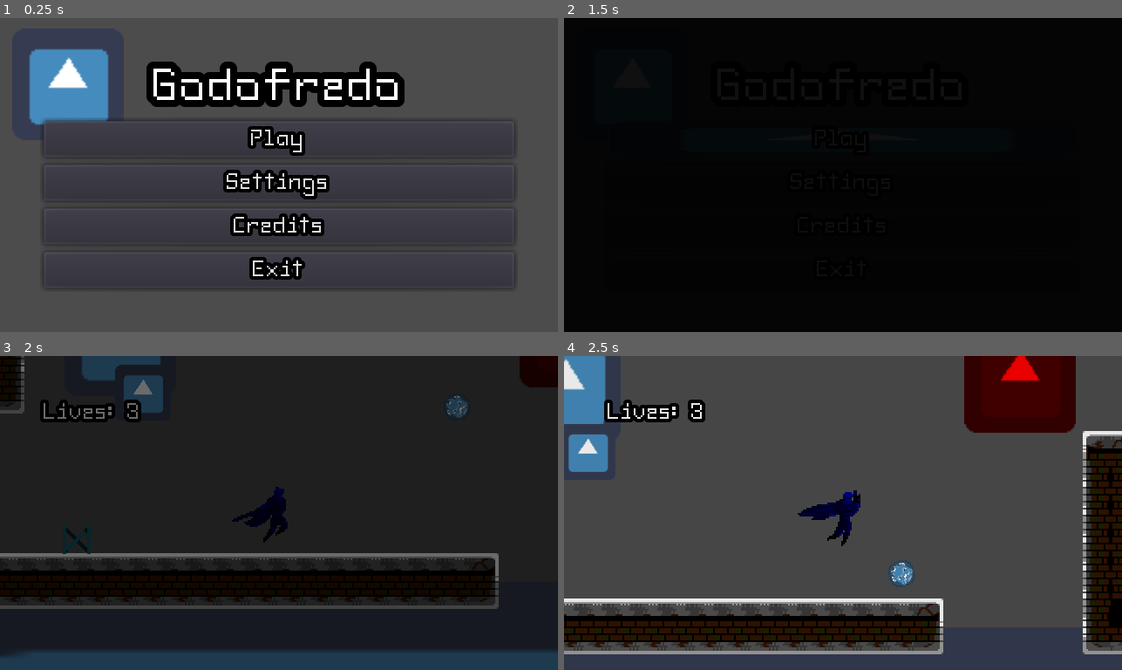
Above: before the commit, frames 1-4 (two rows, left to right).
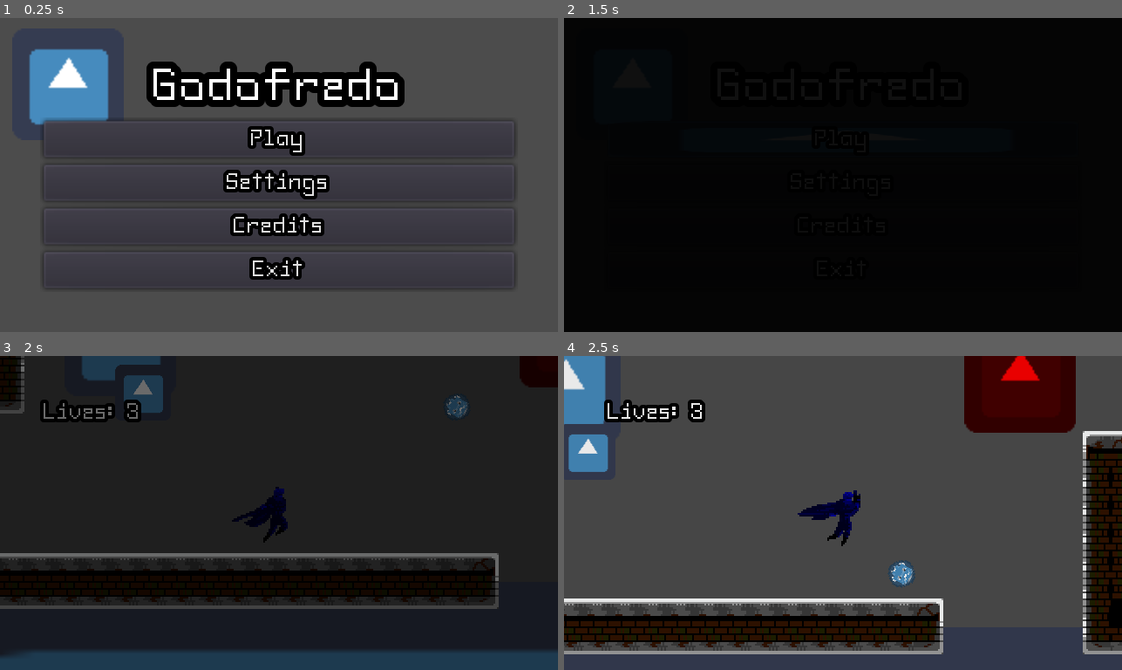
Above: after the commit, the same moments.

Repository: elixs/Godofredo
Game: Godot game, scene res://scenes/ui/main_menu.tscn
Two runs of this game, one before a commit and one after it. Both use one fixed random seed, a clock stepped at 60 frames per second and the inputs below. The engine's default icon, where the game draws it, is replaced by a stand-in: a white triangle on a blue panel in a dark square.
Inputs (mouse positions are in pixels of both pictures, inside the frame that each line leads up to):
- Up to frame 1 (0.25 s): no input
- Up to frame 2 (1.5 s): click "Play" at 0.5 s; click "Play" at 1.25 s
- Up to frame 3 (2 s): no input
- Up to frame 4 (2.5 s): move the mouse to (965, 497) at 2.02 s; hold D (move_right) from 2.03 s (still down); click (965, 497) at 2.1 s; tap Space (jump) at 2.27 s

Frames 1-2 are identical in both runs. In frame 3, 0.2% of the frame differs, in the area x 11-17%, y 53-64%; in frame 4, nothing differs.

Commit message:
added npc dialogue box

Diff:
--- a/resources/theme.tres
+++ b/resources/theme.tres
@@ -49,6 +49,11 @@
 MarginContainer/constants/margin_top = 25
 SmallHSeparator/base_type = "HSeparator"
 SmallHSeparator/styles/separator = SubResource( 5 )
+SmallMaginContainer/base_type = "MarginContainer"
+SmallMaginContainer/constants/margin_bottom = 8
+SmallMaginContainer/constants/margin_left = 8
+SmallMaginContainer/constants/margin_right = 8
+SmallMaginContainer/constants/margin_top = 8
 VScrollBar/styles/grabber = SubResource( 6 )
 VScrollBar/styles/grabber_highlight = SubResource( 7 )
 VScrollBar/styles/grabber_pressed = SubResource( 8 )
--- /dev/null
+++ b/scenes/dialogue.gd
@@ -0,0 +1,21 @@
+extends PanelContainer
+
+onready var label = $MarginContainer/Label
+
+onready var text: String = ". - .)" setget set_text
+
+
+func _ready():
+	self.text = text
+	hide()
+
+func set_text(value: String):
+	var was_visible = visible
+	hide()
+	text = value
+	label.text = text
+	var size = label.get_font("font").get_string_size(label.text)
+	rect_size.x = size.x + 30
+	rect_position.x = -(size.x + 30) / 2.0
+	if was_visible:
+		show()
--- /dev/null
+++ b/scenes/dialogue.tscn
@@ -0,0 +1,28 @@
+[gd_scene load_steps=2 format=2]
+
+[ext_resource path="res://scenes/dialogue.gd" type="Script" id=1]
+
+[node name="Dialogue" type="PanelContainer"]
+margin_left = -33.5
+margin_top = -46.0
+margin_right = 33.5
+margin_bottom = -1.0
+script = ExtResource( 1 )
+__meta__ = {
+"_edit_group_": true
+}
+
+[node name="MarginContainer" type="MarginContainer" parent="."]
+margin_left = 7.0
+margin_top = 7.0
+margin_right = 60.0
+margin_bottom = 38.0
+theme_type_variation = "SmallMaginContainer"
+
+[node name="Label" type="Label" parent="MarginContainer"]
+margin_left = 8.0
+margin_top = 8.0
+margin_right = 45.0
+margin_bottom = 23.0
+size_flags_horizontal = 4
+text = "texto"
--- a/scenes/levels/level_01.tscn
+++ b/scenes/levels/level_01.tscn
@@ -10,6 +10,7 @@
 [ext_resource path="res://scenes/water_trigger.tscn" type="PackedScene" id=8]
 [ext_resource path="res://scenes/bocs.tscn" type="PackedScene" id=9]
 [ext_resource path="res://scenes/spike.tscn" type="PackedScene" id=10]
+[ext_resource path="res://scenes/npc.tscn" type="PackedScene" id=11]
 
 [sub_resource type="ConvexPolygonShape2D" id=2]
 points = PoolVector2Array( 0, 0, 16, 0, 16, 16, 0, 16 )
@@ -111,6 +112,55 @@
 [sub_resource type="PhysicsMaterial" id=3]
 bounce = 0.5
 
+[sub_resource type="Animation" id=4]
+length = 0.001
+tracks/0/type = "value"
+tracks/0/path = NodePath("NPC:position")
+tracks/0/interp = 1
+tracks/0/loop_wrap = true
+tracks/0/imported = false
+tracks/0/enabled = true
+tracks/0/keys = {
+"times": PoolRealArray( 0 ),
+"transitions": PoolRealArray( 1 ),
+"update": 0,
+"values": [ Vector2( -222, 122 ) ]
+}
+
+[sub_resource type="Animation" id=5]
+resource_name = "loop"
+length = 7.0
+loop = true
+tracks/0/type = "value"
+tracks/0/path = NodePath("NPC:position")
+tracks/0/interp = 1
+tracks/0/loop_wrap = true
+tracks/0/imported = false
+tracks/0/enabled = true
+tracks/0/keys = {
+"times": PoolRealArray( 0, 2, 5 ),
+"transitions": PoolRealArray( 1, 1, 1 ),
+"update": 0,
+"values": [ Vector2( -222, 122 ), Vector2( -154, 122 ), Vector2( -271, 122 ) ]
+}
+tracks/1/type = "method"
+tracks/1/path = NodePath("NPC")
+tracks/1/interp = 1
+tracks/1/loop_wrap = true
+tracks/1/imported = false
+tracks/1/enabled = true
+tracks/1/keys = {
+"times": PoolRealArray( 1, 4 ),
+"transitions": PoolRealArray( 1, 1 ),
+"values": [ {
+"args": [ "uwu" ],
+"method": "say"
+}, {
+"args": [ "happy 10+1/10+1" ],
+"method": "say"
+} ]
+}
+
 [node name="Level01" type="Node2D"]
 script = ExtResource( 4 )
 __meta__ = {
@@ -157,4 +207,12 @@
 position = Vector2( 52, 60 )
 
 [node name="Spike" parent="." instance=ExtResource( 10 )]
-position = Vector2( 14, 152 )
+position = Vector2( -390, 152 )
+
+[node name="NPC" parent="." instance=ExtResource( 11 )]
+position = Vector2( -222, 122 )
+
+[node name="AnimationPlayer" type="AnimationPlayer" parent="."]
+autoplay = "loop"
+anims/RESET = SubResource( 4 )
+anims/loop = SubResource( 5 )
--- /dev/null
+++ b/scenes/npc.gd
@@ -0,0 +1,10 @@
+extends Sprite
+
+
+onready var dialogue = $Dialogue
+
+func say(text: String):
+	dialogue.show()
+	dialogue.text = text
+	yield(get_tree().create_timer(1), "timeout")
+	dialogue.hide()
--- /dev/null
+++ b/scenes/npc.tscn
@@ -0,0 +1,29 @@
+[gd_scene load_steps=4 format=2]
+
+[ext_resource path="res://icon.png" type="Texture" id=1]
+[ext_resource path="res://scenes/dialogue.tscn" type="PackedScene" id=2]
+[ext_resource path="res://scenes/npc.gd" type="Script" id=3]
+
+[node name="NPC" type="Sprite"]
+scale = Vector2( 0.25, 0.25 )
+texture = ExtResource( 1 )
+script = ExtResource( 3 )
+
+[node name="Sprite" type="Sprite" parent="."]
+position = Vector2( 0, 88 )
+scale = Vector2( 1.5, 2 )
+texture = ExtResource( 1 )
+
+[node name="Dialogue" parent="." instance=ExtResource( 2 )]
+anchor_left = 0.5
+anchor_top = -0.172
+anchor_right = 0.5
+anchor_bottom = -0.172
+margin_left = -64.0
+margin_top = -92.992
+margin_right = 3.0
+margin_bottom = -47.992
+__meta__ = {
+"_edit_group_": true,
+"_edit_use_anchors_": true
+}
Not shown: 1 places in scenes/levels/level_01.tscn that only renumber resources
